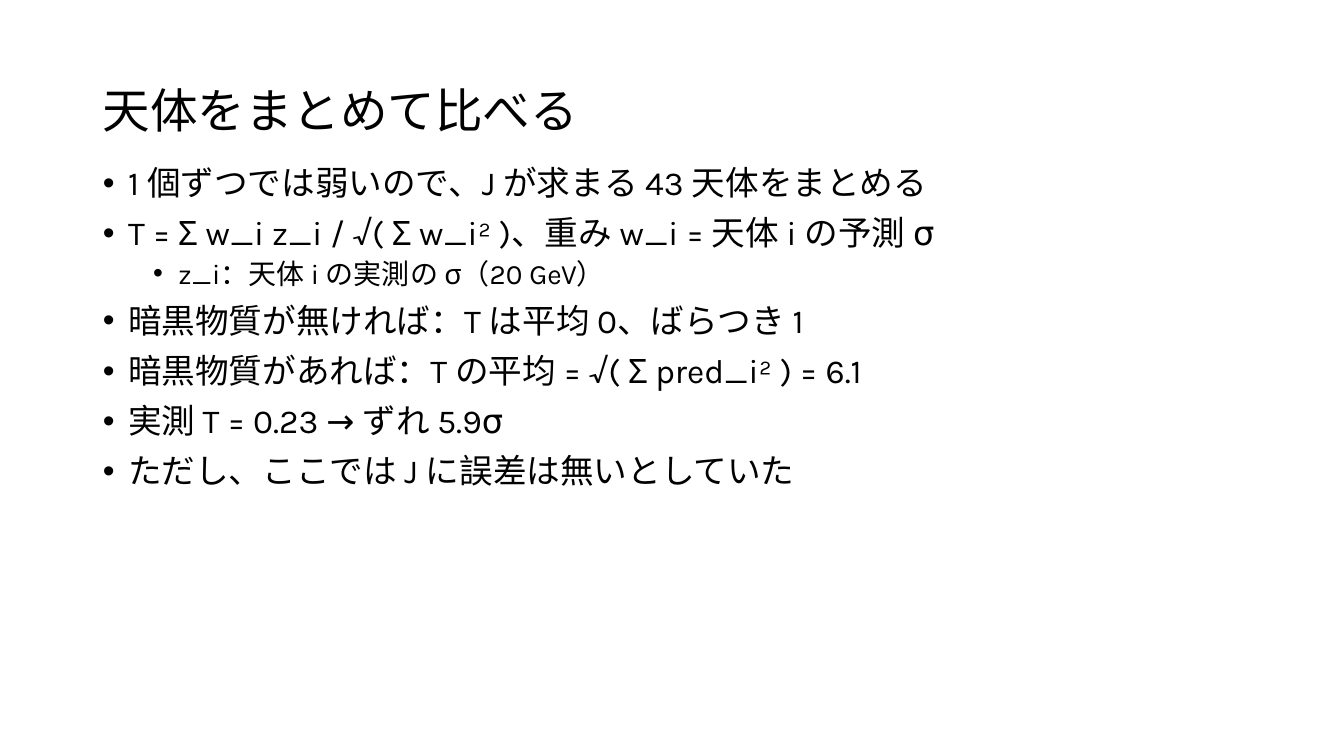
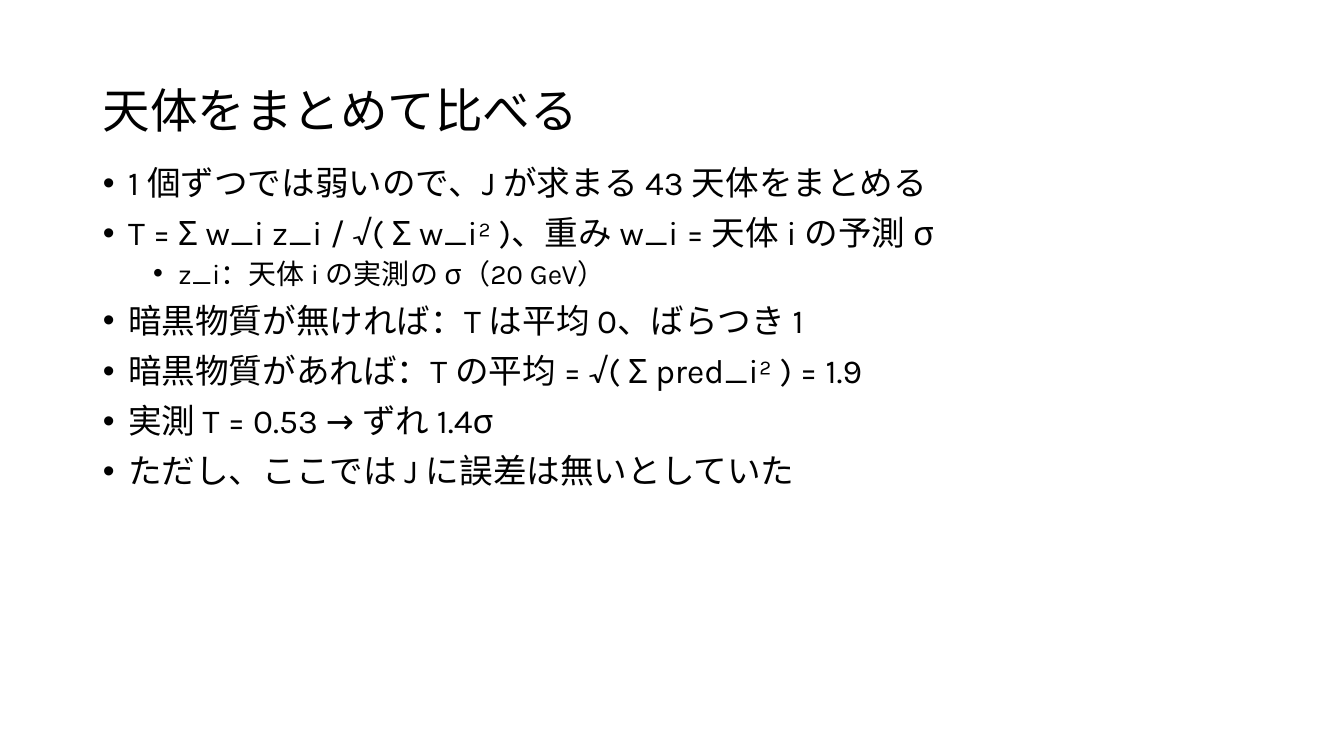
Before and after one commit to Mikann20041029/darkmatter-slides, a slide deck: slide 35 of slides/2026-10-03_研究進捗報告_claude_夕方版.pptx. Drawn at 1344x756 pixels with LibreOffice and Linux fonts; fonts in the diff are those of the drawing. Boxes give left, top, right and bottom in pixels: in the first picture for what was removed or moved away, otherwise in the second. Text is boxed around its words. In the diff, an @@ line names an element or a change of style, - is before the commit and + after.

```diff
--- a/slides/2026-10-03_研究進捗報告_claude_夕方版.pptx
+++ b/slides/2026-10-03_研究進捗報告_claude_夕方版.pptx
@@ text at (x1=128, y1=354, x2=863, y2=436): text changed @@
-• 暗黒物質があれば：T の平均 = √( Σ pred_i² ) = 6.1
-• 実測 T = 0.23 → ずれ 5.9σ
+• 暗黒物質があれば：T の平均 = √( Σ pred_i² ) = 1.9
+• 実測 T = 0.53 → ずれ 1.4σ
```
Also in this commit, not shown: 6 other slides changed.
